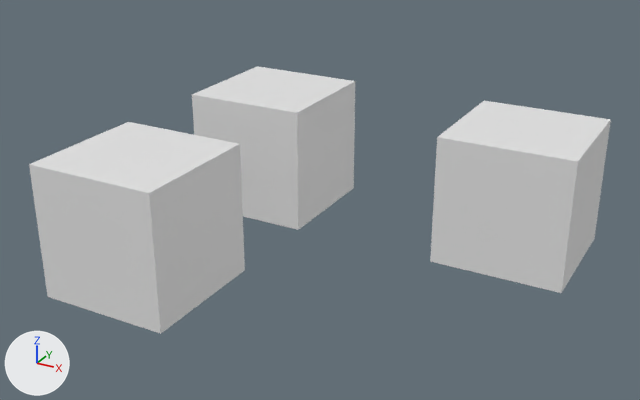
An edit to the FBX model trunk/learn/Tutorial01/assets/simple_scene.fbx, drawn before and after from the same camera.
Before and after are seen from a camera (50 mm lens) standing at (0.0165, -0.0615, 0.0313) and looking at (-0.0121, -0.0095, 0.0053). Arrows for +X, +Y and +Z are at lower left; the lights stay in place. Where no turn or scale is listed for an object, it has been applied to the vertices.
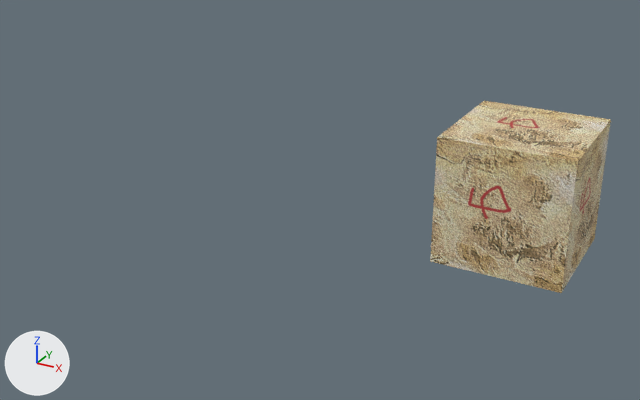
Edits to the scene script, one JSON object a line:
```json
{"op": "add", "block": "img_seafloor_dds", "code": ["img_seafloor_dds = load_image('seafloor.dds', 'seafloor.dds', 256, 256, 'sRGB')"]}
{"op": "add", "block": "mat_material__25", "code": ["mat_material__25 = principled_material('Material #25')", "mat_material__25.texture = img_seafloor_dds  # with its transparency", "mat_material__25.roughness = 0.859"]}
{"block": "me_mesh", "where": "me_mesh.from_pydata(...)  # 8 vertices, 12 faces; spans x -0.005..0.005, y -0.005..0.005, z 0.0..0.01"}
{"block": "me_mesh", "change": "me_mesh part 1: the whole mesh is scaled about the mesh origin by 1e+03"}
{"op": "add", "block": "me_mesh", "code": "me_mesh.materials.append(mat_material__25)  # picture img_seafloor_dds"}
{"op": "remove", "block": "ob_box003", "code": ["ob_box003 = bpy.data.objects.new('Box003', me_mesh_002)", "ob_box003.location = (-0.02156, -0.01794, 0.0)"]}
{"op": "remove", "block": "ob_box01", "code": ["ob_box01 = bpy.data.objects.new('Box01', me_mesh)", "ob_box01.location = (0.0, 0.0, 0.0)"]}
{"op": "set", "path": "ob_box002", "old": "bpy.data.objects.new('Box002', me_mesh_001)", "new": "bpy.data.objects.new('Box002', me_mesh)"}
{"op": "set", "path": "ob_box002.location", "old": "(-0.02156, 0.0, 0.0)", "new": "(0.0, 0.0, 0.0)"}
```

Location of each change, [x1, y1, x2, y2] in pixels of the pictures (640 x 400 px; the box of a moved part takes in the faces that stretch with it):
```json
{"object": "Box002", "change": "recoloured, mesh rescaled, reshaped, moved", "before": [192, 66, 355, 230], "after": [430, 101, 611, 293], "on screen": "11% wider, 17% taller"}
{"object": "Box003", "change": "deleted", "before": [29, 122, 245, 334]}
{"object": "Box01", "change": "deleted", "before": [430, 101, 611, 293]}
{"part": 1, "of": "me_mesh", "change": "moved or reshaped", "before": [430, 101, 611, 293], "after": [430, 101, 611, 293]}
```
